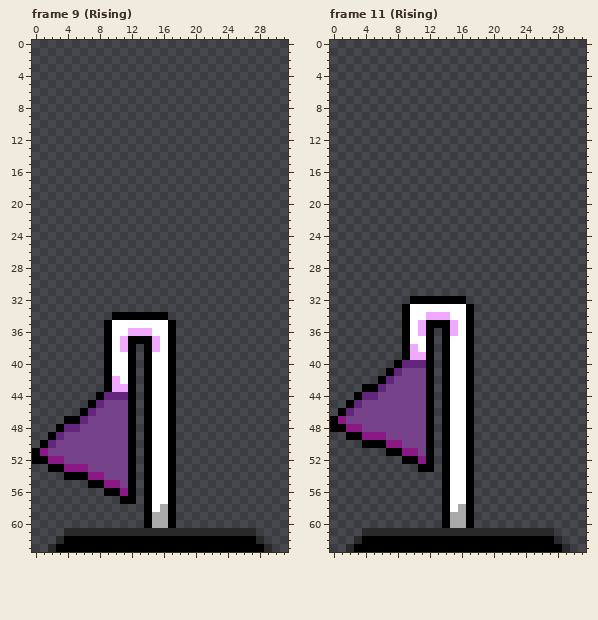
Two versions of one pixel-art file, assets/sprites/Points/EndPoint.aseprite. The picture above was drawn from the file before the commit.
32x64 pixels, 16 frames. Colours within 5 levels of each other are drawn and written as one. Shown: frame 9 (Rising), frame 11 (Rising). The commit also changed other frames, which this record leaves out.
The result:
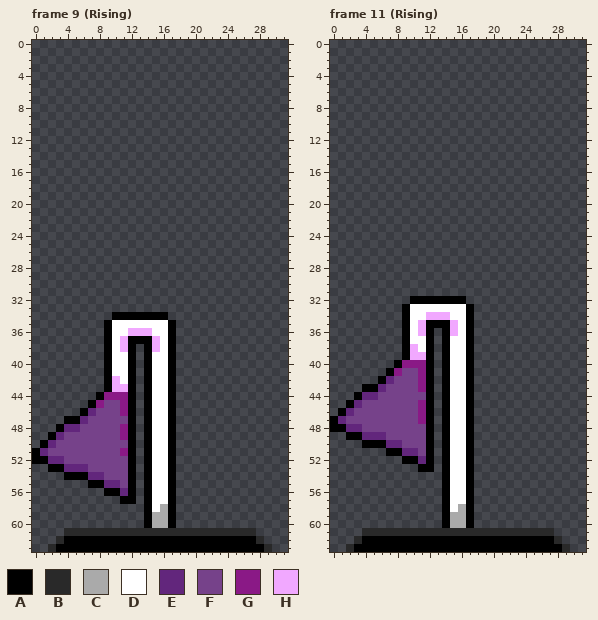
Palette (. is transparent): A #000000  B #292929  C #aaaaaa  D #ffffff  E #62267c  F #76428a  G #8a1986  H #f1a8ff
Changes in this commit:
Frame 9 (Rising), layer "flag":
Colour G gives way to colour E in row 51 at x 1; in row 52 at x 2 to 3; in row 53 at x 4 to 6; in row 54 at x 7 to 8; in row 55 at x 9 to 10; in row 56 at x 11.
Colour E gives way to colour G in row 44 at x 9 to 11; in row 45 at x 8.
Colour F gives way to colour G in rows 45 to 46 at x 11; in rows 48 to 49 at x 11; in row 51 at x 11.
Frame 11 (Rising), layer "flag":
Colour G gives way to colour E in row 47 at x 1; in row 48 at x 2 to 3; in row 49 at x 4 to 6; in row 50 at x 7 to 8; in row 51 at x 9 to 10; in row 52 at x 11.
Colour E gives way to colour G in row 40 at x 9 to 11; in row 41 at x 8.
Colour F gives way to colour G in rows 41 to 43 at x 11; in rows 45 to 47 at x 11.
Where, in picture pixels (left, top, right, bottom), the same in both pictures:
changed: (40, 392, 128, 496)
changed: (338, 360, 426, 464)
